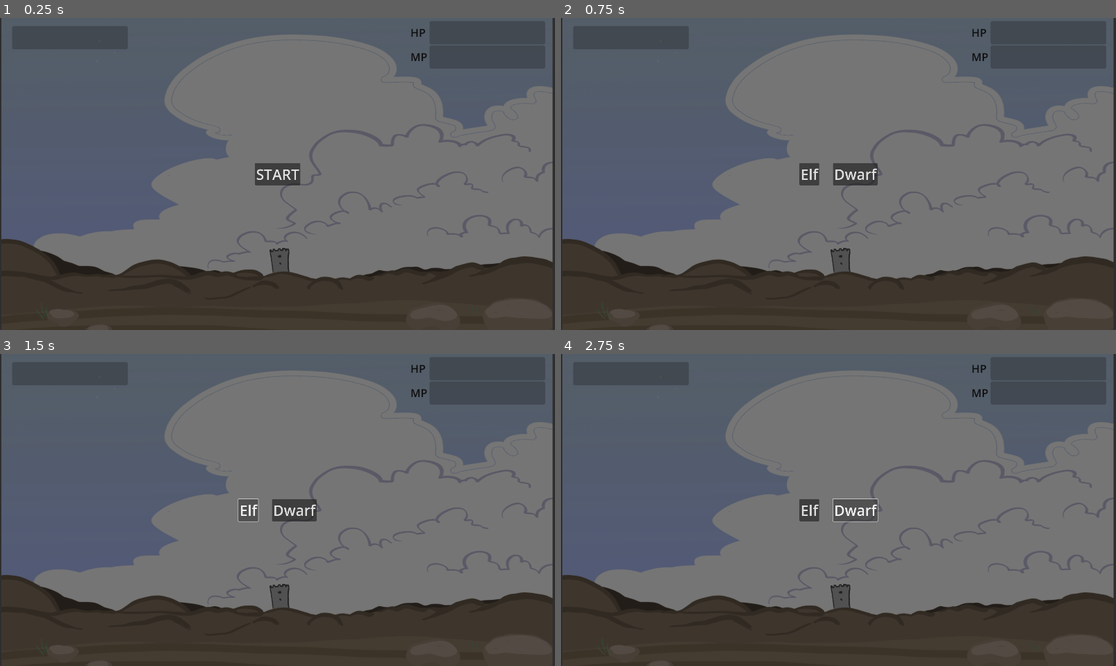
Above: before the commit, frames 1-4 (two rows, left to right).
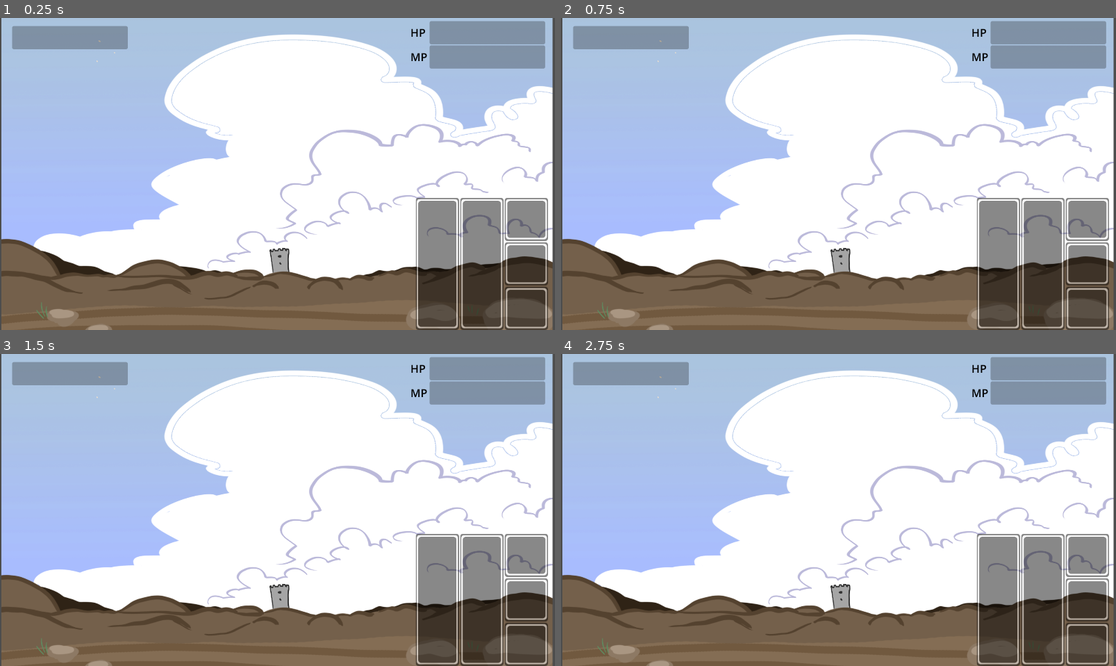
Above: after the commit, the same moments.

Repository: mowenira89/BattlemageClickaclack
Game: Godot game, scene res://scenes/game.tscn
Two runs of this game, one before a commit and one after it. Both use one fixed random seed, a clock stepped at 60 frames per second and the inputs below.
Inputs (mouse positions are in pixels of both pictures, inside the frame that each line leads up to):
- Up to frame 1 (0.25 s): no input
- Up to frame 2 (0.75 s): click (838, 174) at 0.5 s, where only the run before the commit has a clickable "START"
- Up to frame 3 (1.5 s): click (249, 510) at 1.25 s, where only the run before the commit has a clickable "Elf"
- Up to frame 4 (2.75 s): click (855, 510) at 2 s, where only the run before the commit has a clickable "Dwarf"

The runs differ from the first frame. In frame 1, 91% of the frame differs, in the area x 0-100%, y 0-100%; in frame 2, 91%; in frame 3, 91%; in frame 4, 91%.

Commit message:
Added equipment UI

Diff:
--- a/scenes/game.tscn
+++ b/scenes/game.tscn
@@ -6,6 +6,7 @@
 [ext_resource type="PackedScene" uid="uid://qshaj6yib8ap" path="res://scenes/enemy.tscn" id="4_7bxxh"]
 [ext_resource type="PackedScene" uid="uid://b5cdl2cxcrwy" path="res://scenes/ui/welcome_panel.tscn" id="4_g8qtr"]
 [ext_resource type="Script" path="res://scripts/player.gd" id="4_gs43n"]
+[ext_resource type="Texture2D" uid="uid://bojpi1benclm1" path="res://images/ui/ninepatch.png" id="4_wcxqi"]
 
 [node name="Game" type="Node2D"]
 script = ExtResource("1_0v277")
@@ -59,7 +60,79 @@
 layout_mode = 2
 show_percentage = false
 
+[node name="VBoxContainer" type="VBoxContainer" parent="CanvasLayer"]
+anchors_preset = 3
+anchor_left = 1.0
+anchor_top = 1.0
+anchor_right = 1.0
+anchor_bottom = 1.0
+offset_left = -337.0
+offset_top = -286.0
+grow_horizontal = 0
+grow_vertical = 0
+
+[node name="HBoxContainer" type="HBoxContainer" parent="CanvasLayer/VBoxContainer"]
+layout_mode = 2
+
+[node name="Melee Weapon" type="NinePatchRect" parent="CanvasLayer/VBoxContainer/HBoxContainer"]
+self_modulate = Color(1, 1, 1, 0.466667)
+custom_minimum_size = Vector2(150, 350)
+layout_mode = 2
+texture = ExtResource("4_wcxqi")
+patch_margin_left = 20
+patch_margin_top = 20
+patch_margin_right = 20
+patch_margin_bottom = 20
+
+[node name="MagicWeapon" type="NinePatchRect" parent="CanvasLayer/VBoxContainer/HBoxContainer"]
+self_modulate = Color(1, 1, 1, 0.466667)
+custom_minimum_size = Vector2(150, 350)
+layout_mode = 2
+texture = ExtResource("4_wcxqi")
+patch_margin_left = 20
+patch_margin_top = 20
+patch_margin_right = 20
+patch_margin_bottom = 20
+
+[node name="VBoxContainer" type="VBoxContainer" parent="CanvasLayer/VBoxContainer/HBoxContainer"]
+layout_mode = 2
+
+[node name="Helm" type="NinePatchRect" parent="CanvasLayer/VBoxContainer/HBoxContainer/VBoxContainer"]
+self_modulate = Color(1, 1, 1, 0.466667)
+custom_minimum_size = Vector2(150, 150)
+layout_mode = 2
+texture = ExtResource("4_wcxqi")
+patch_margin_left = 20
+patch_margin_top = 20
+patch_margin_right = 20
+patch_margin_bottom = 20
+
+[node name="Helm2" type="NinePatchRect" parent="CanvasLayer/VBoxContainer/HBoxContainer/VBoxContainer"]
+self_modulate = Color(1, 1, 1, 0.466667)
+custom_minimum_size = Vector2(150, 150)
+layout_mode = 2
+texture = ExtResource("4_wcxqi")
+patch_margin_left = 20
+patch_margin_top = 20
+patch_margin_right = 20
+patch_margin_bottom = 20
+
+[node name="Helm3" type="NinePatchRect" parent="CanvasLayer/VBoxContainer/HBoxContainer/VBoxContainer"]
+self_modulate = Color(1, 1, 1, 0.466667)
+custom_minimum_size = Vector2(150, 150)
+layout_mode = 2
+texture = ExtResource("4_wcxqi")
+patch_margin_left = 20
+patch_margin_top = 20
+patch_margin_right = 20
+patch_margin_bottom = 20
+
+[node name="MarginContainer" type="MarginContainer" parent="CanvasLayer/VBoxContainer/HBoxContainer"]
+custom_minimum_size = Vector2(20, 0)
+layout_mode = 2
+
 [node name="WelcomePanel" parent="CanvasLayer" instance=ExtResource("4_g8qtr")]
+visible = false
 
 [node name="Player" type="Node" parent="."]
 script = ExtResource("4_gs43n")
Not shown: 1 places in scenes/game.tscn that only renumber resources
